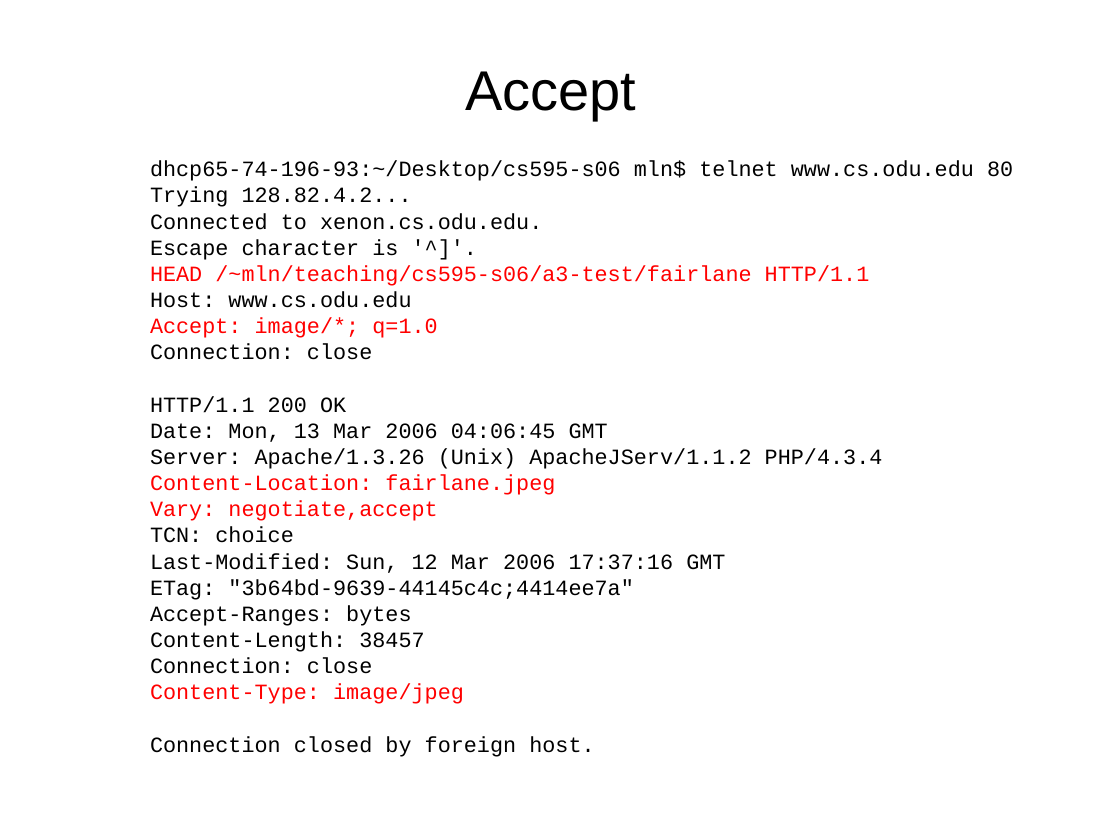
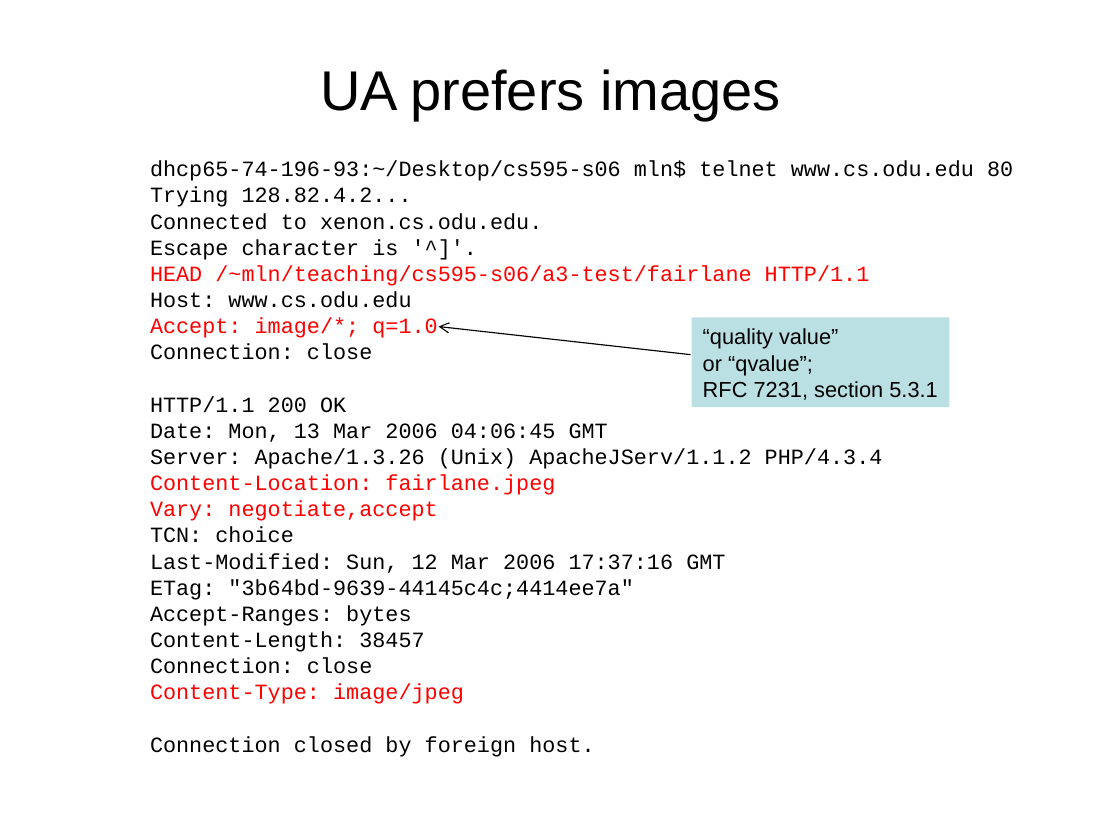
Before and after one commit to phonedude/cs531-f18, a slide deck: slide 14 of slides/week-09-content-negotiation.ppt. Drawn at 1120x840 pixels with LibreOffice and Linux fonts; fonts in the diff are those of the drawing. Boxes give left, top, right and bottom in pixels: in the first picture for what was removed or moved away, otherwise in the second. Text is boxed around its words. In the diff, an @@ line names an element or a change of style, - is before the commit and + after.

```diff
--- a/slides/week-09-content-negotiation.ppt
+++ b/slides/week-09-content-negotiation.ppt
@@ title at [320,69,780,120]: text changed @@
-Accept
+UA prefers images
@@ arrow added from (691, 355) to (439, 327), #000000 0.74 pt @@
@@ rectangle added at [692,317,950,407], fill #BBE0E3, 14 pt, text #000000 @@
+“quality value”
+or “qvalue”;
+RFC 7231, section 5.3.1
```
Also in this commit, not shown: 17 other slides changed, 1 slide added.
